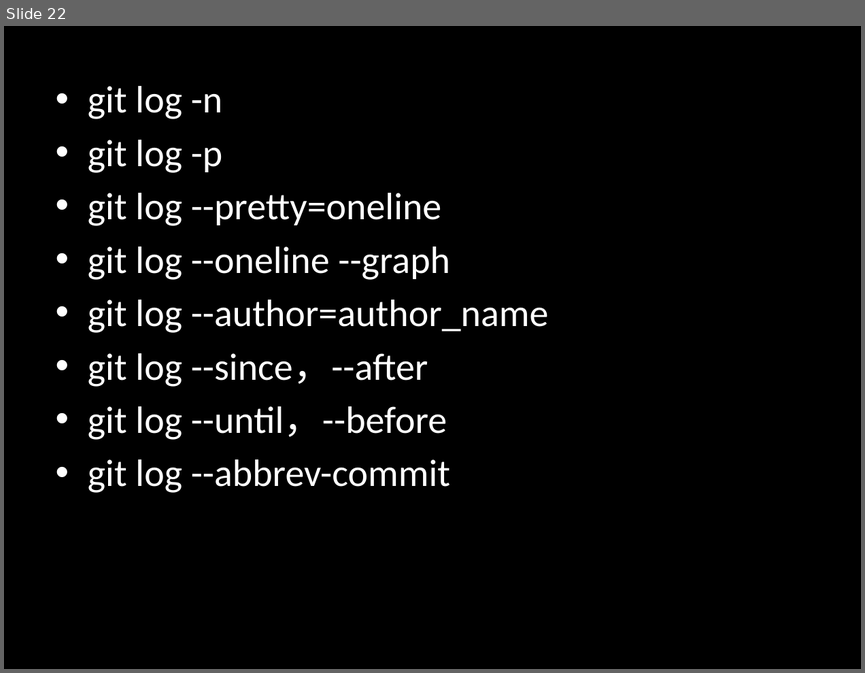
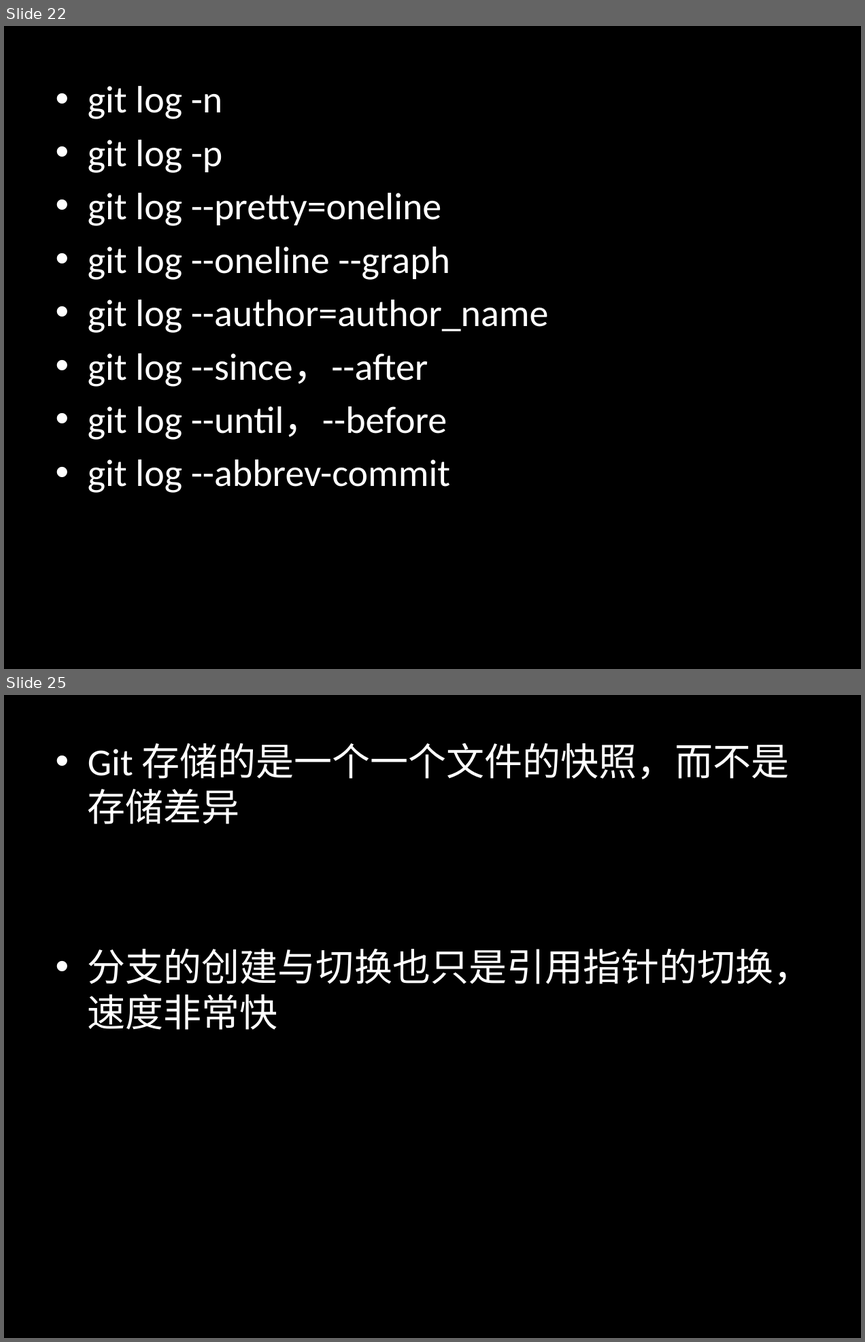
Before and after one commit to sontekliu/git-book, a slide deck: Git.pptx. Shown one above the other, each under a label of ours: slide 22 before the commit, slides 22 and 25 after it; the slides between them are not shown. The pictures are 865x673 and 865x1342 pixels, drawn with LibreOffice and Linux fonts; fonts in the diff are those of the drawing. Boxes give left, top, right and bottom in pixels: in the first picture for what was removed or moved away, otherwise in the second. Text is boxed around its words. In the diff, an @@ line names an element or a change of style, - is before the commit and + after.

```diff
--- a/Git.pptx
+++ b/Git.pptx
@@ slide 25 added at <box>4,695,861,1338</box>, background #000000 @@
@@ text added at <box>88,743,811,1030</box>, 32 pt, text #FFFFFF @@
+• Git 存储的是一个一个文件的快照，而不是存储差异
+• 分支的创建与切换也只是引用指针的切换，速度非常快
```
Also in this commit, not shown: 19 slides changed, 3 other slides added.
